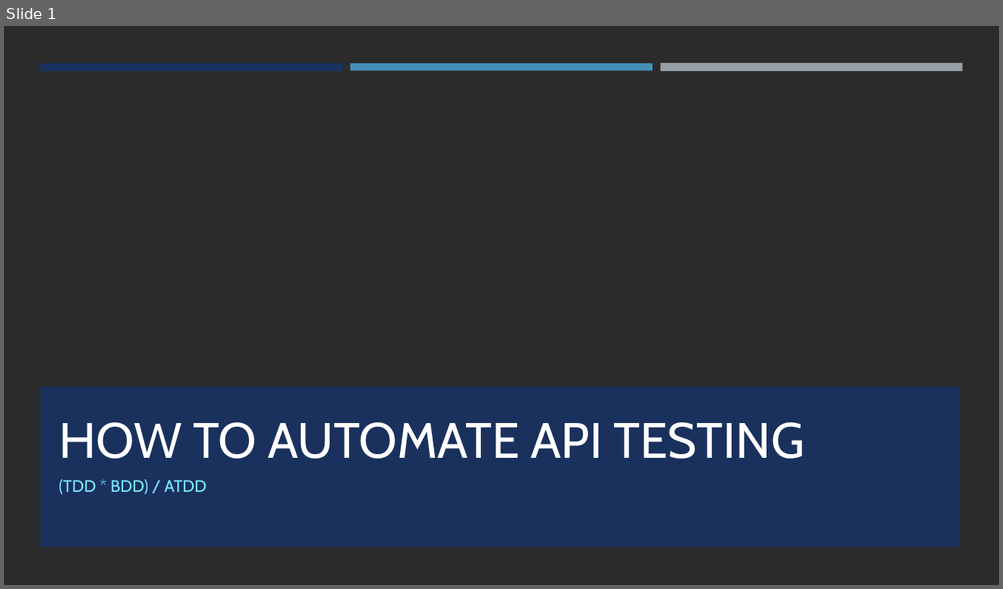
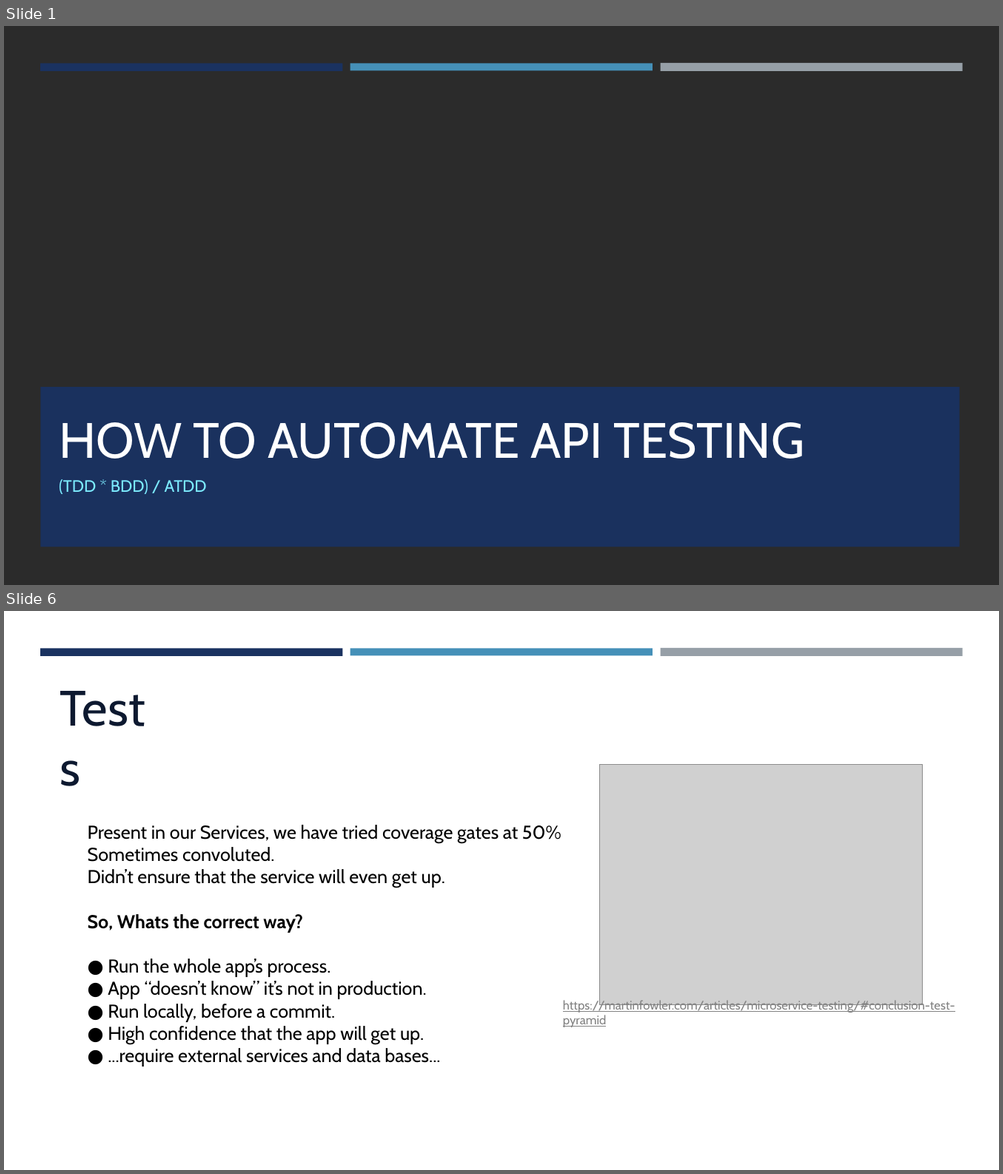
Before and after one commit to jkcpavan/coreTDD, a slide deck: How to Automate API Testing.pptx. Shown one above the other, each under a label of ours: slide 1 before the commit, slides 1 and 6 after it; the slides between them are not shown. The pictures are 1003x589 and 1003x1174 pixels, drawn with LibreOffice and Linux fonts; fonts in the diff are those of the drawing; grey boxes stand for pictures; background and template pictures are left out; a plain dark background stands for a picture behind light text. Boxes give left, top, right and bottom in pixels: in the first picture for what was removed or moved away, otherwise in the second. Text is boxed around its words. In the diff, an @@ line names an element or a change of style, - is before the commit and + after.

```diff
--- a/How to Automate API Testing.pptx
+++ b/How to Automate API Testing.pptx
@@ slide 6 added at (4, 611, 999, 1170), background #FFFFFF @@
@@ rectangle added at (40, 648, 343, 655), fill #1A3260 @@
@@ rectangle added at (350, 648, 652, 655), fill #4590B8 @@
@@ rectangle added at (660, 648, 962, 657), fill #969FA7 @@
@@ text added at (53, 673, 170, 741), 48 pt, text #0D1930 @@
+Tests
@@ picture added at (600, 765, 922, 1005) @@
@@ text added at (88, 825, 561, 1067), 18 pt, text #000000 @@
+Present in our Services, we have tried coverage gates at 50%
+Sometimes convoluted.
+Didn’t ensure that the service will even get up.
+So, Whats the correct way?
+● Run the whole app’s process.
+● App “doesn’t know” it’s not in production.
+● Run locally, before a commit.
+● High confidence that the app will get up.
+● ...require external services and data bases...
@@ text added at (563, 999, 955, 1028), 12 pt, text #828282, underline @@
+https://martinfowler.com/articles/microservice-testing/#conclusion-test-pyramid
```
Also in this commit, not shown: 12 other slides added, 4 slides removed.
